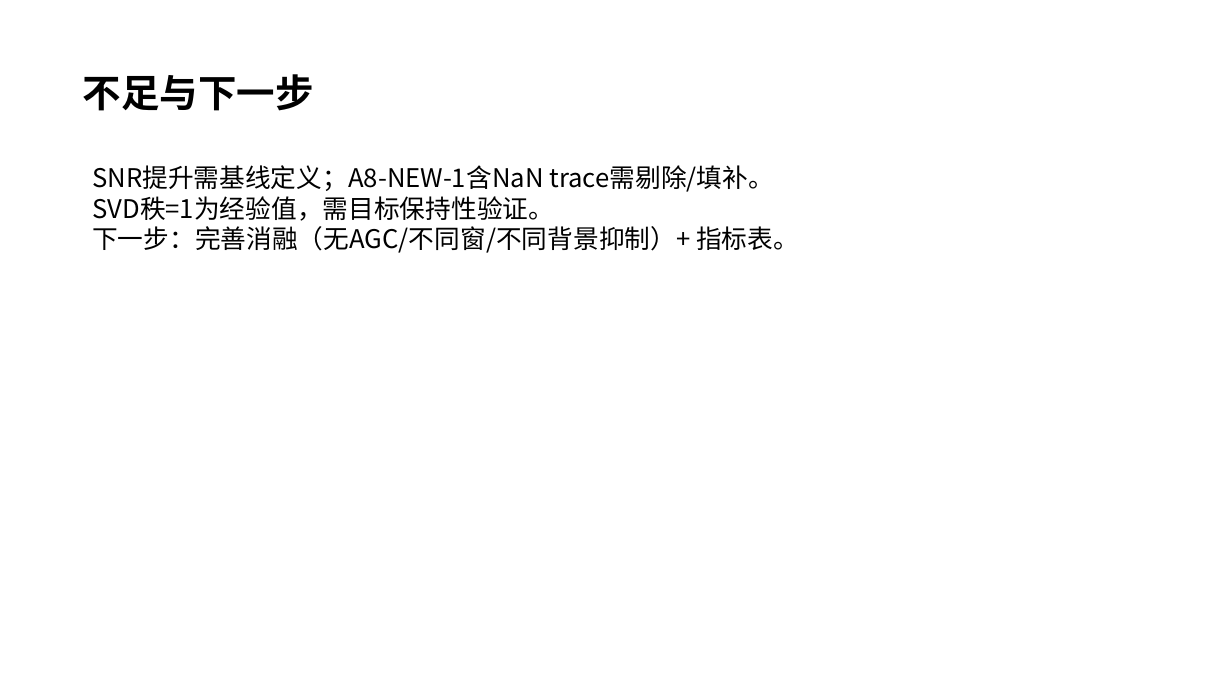
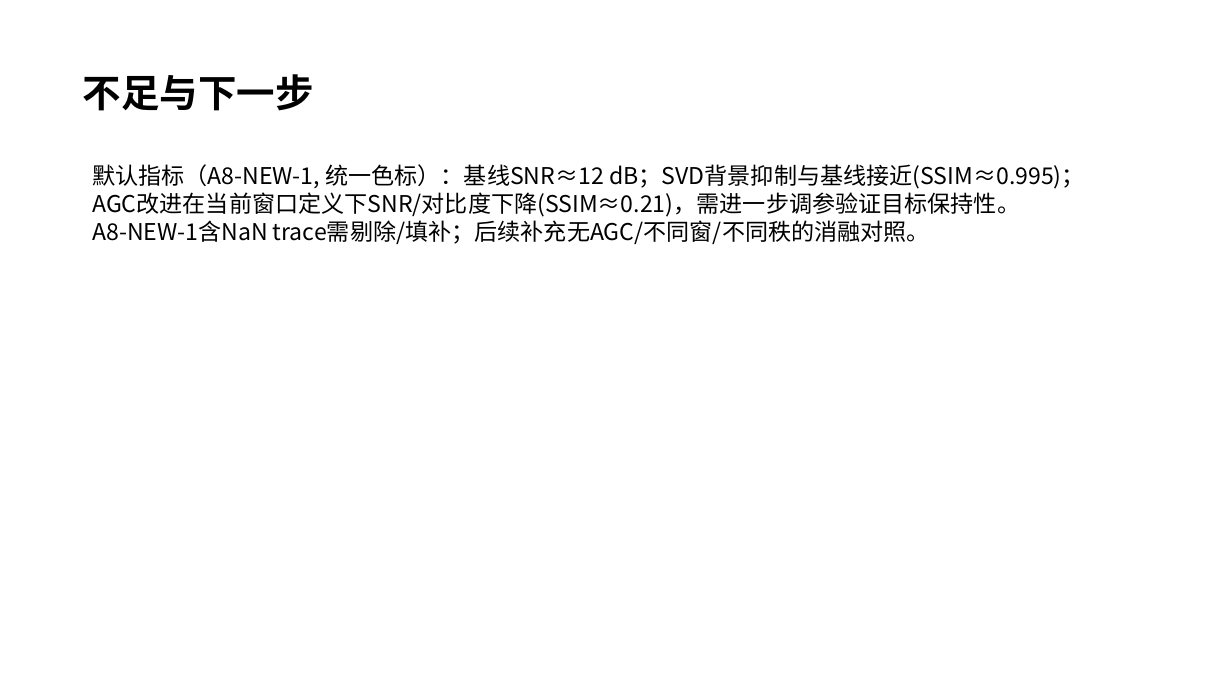
Before and after one commit to CYberkra/temp_repository, a slide deck: slide 7 of 探地雷达_背景抑制与AGC改进_汇报_2026-03-02.pptx. Drawn at 1232x693 pixels with LibreOffice and Linux fonts; fonts in the diff are those of the drawing. Boxes give left, top, right and bottom in pixels: in the first picture for what was removed or moved away, otherwise in the second. Text is boxed around its words. In the diff, an @@ line names an element or a change of style, - is before the commit and + after.

```diff
--- a/探地雷达_背景抑制与AGC改进_汇报_2026-03-02.pptx
+++ b/探地雷达_背景抑制与AGC改进_汇报_2026-03-02.pptx
@@ text at (92,164,1085,244): text changed; size 20 to 18 pt @@
-SNR提升需基线定义；A8-NEW-1含NaN trace需剔除/填补。
-SVD秩=1为经验值，需目标保持性验证。
-下一步：完善消融（无AGC/不同窗/不同背景抑制）+ 指标表。
+默认指标（A8-NEW-1, 统一色标）：基线SNR≈12 dB；SVD背景抑制与基线接近(SSIM≈0.995)；
+AGC改进在当前窗口定义下SNR/对比度下降(SSIM≈0.21)，需进一步调参验证目标保持性。
+A8-NEW-1含NaN trace需剔除/填补；后续补充无AGC/不同窗/不同秩的消融对照。
```
Also in this commit, not shown: 1 other slide changed, 1 other file.
